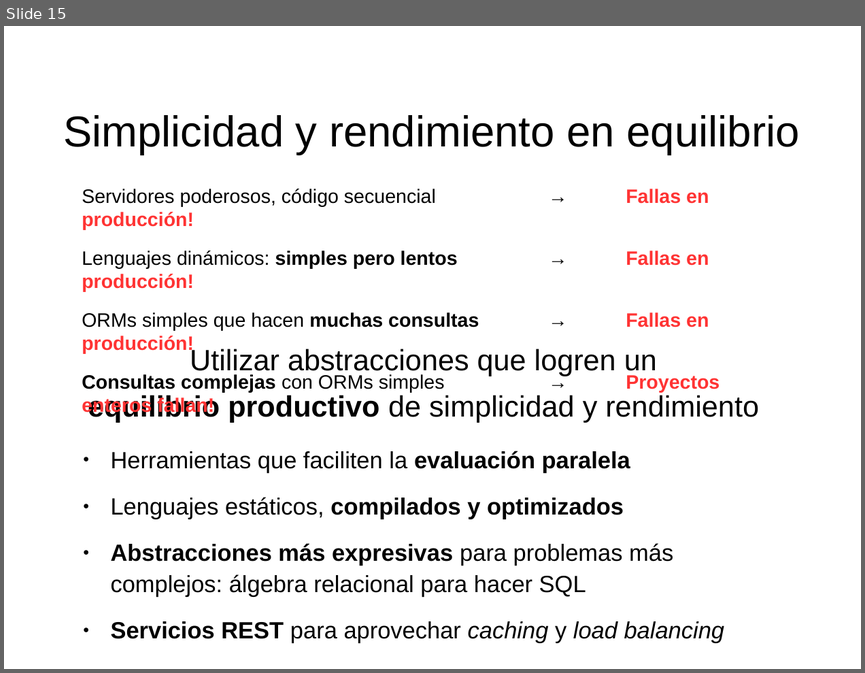
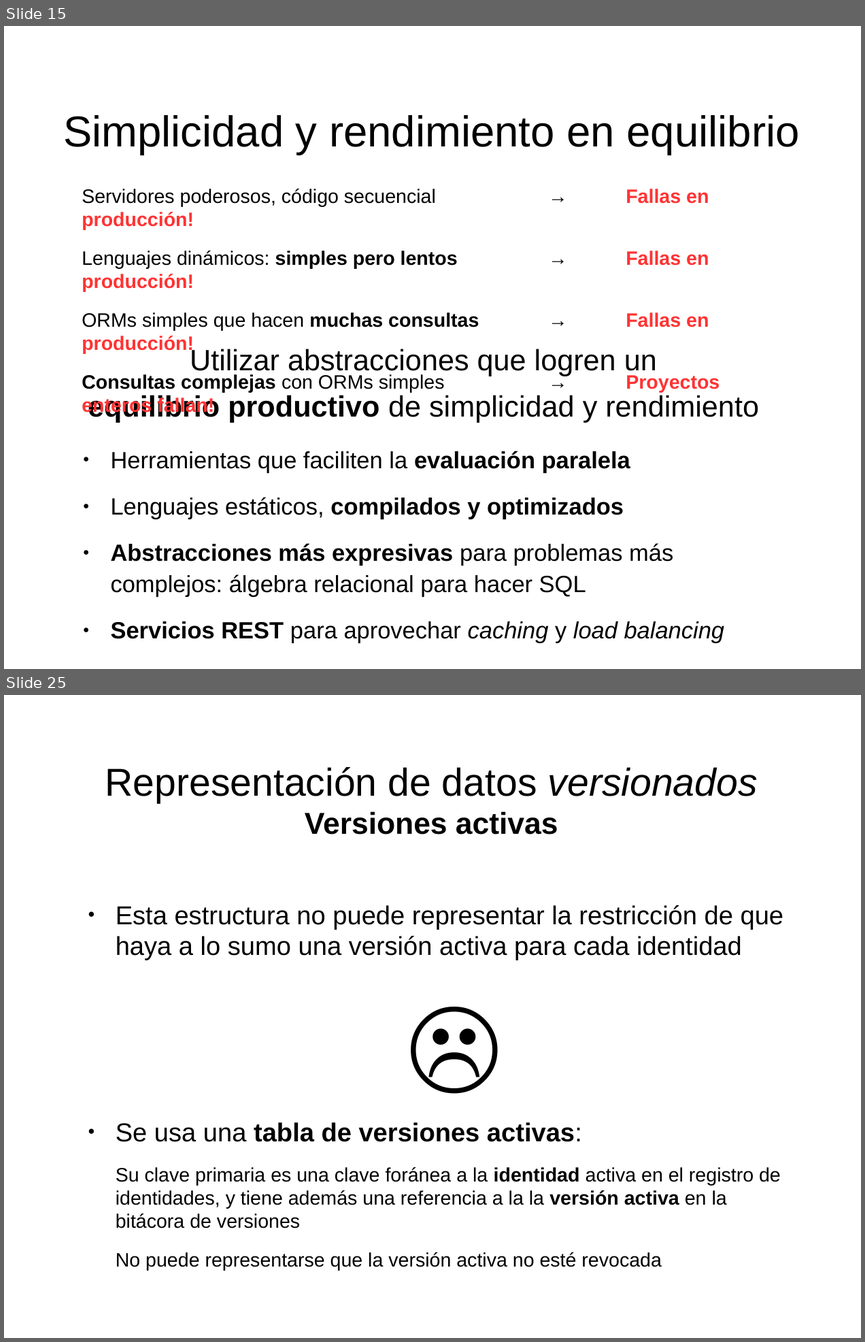
Before and after one commit to mgomezch/libro, a slide deck: láminas/láminas.odp. Shown one above the other, each under a label of ours: slide 15 before the commit, slides 15 and 25 after it; the slides between them are not shown. The pictures are 865x673 and 865x1342 pixels, drawn with LibreOffice and Linux fonts; fonts in the diff are those of the drawing. Boxes give left, top, right and bottom in pixels: in the first picture for what was removed or moved away, otherwise in the second. Text is boxed around its words. In the diff, an @@ line names an element or a change of style, - is before the commit and + after.

```diff
--- a/láminas/láminas.odp
+++ b/láminas/láminas.odp
@@ slide 25 added at [4, 695, 861, 1338], background #FFFFFF @@
@@ title added at [105, 767, 757, 834], 36 pt, text #000000 @@
+Representación de datos versionados
+Versiones activas
@@ text added at [116, 905, 784, 1270], 18 pt, text #000000 @@
+● Esta estructura no puede representar la restricción de que haya a lo sumo una versión activa para cada identidad
+☹
+● Se usa una tabla de versiones activas:
+Su clave primaria es una clave foránea a la identidad activa en el registro de identidades, y tiene además una referencia a la la versión activa en la bitácora de versiones
+No puede representarse que la versión activa no esté revocada
```
Also in this commit, not shown: 1 slide changed, 8 other slides added.
